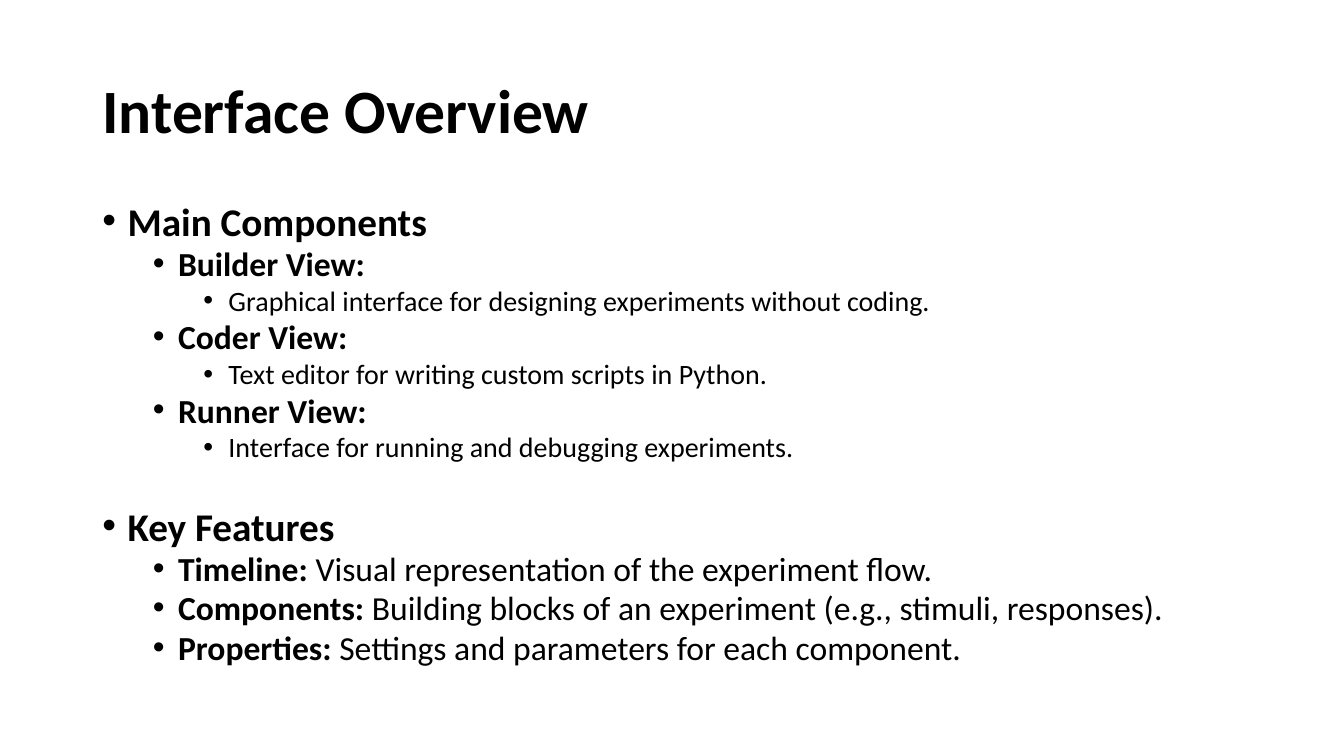
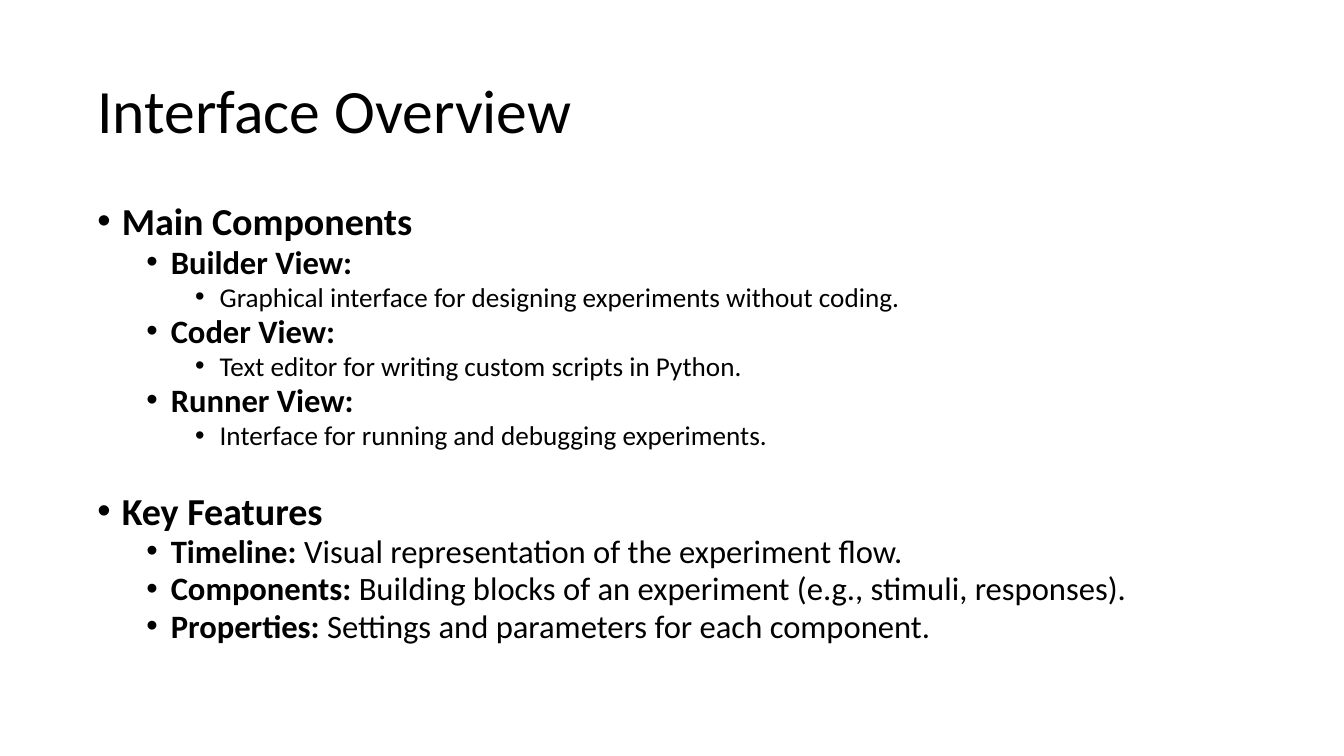
Before and after one commit to caggursoy/PsychoPy-Intro-Course, a slide deck: slide 5 of intro-psychopy/part2.pptx. Drawn at 1344x756 pixels with LibreOffice and Linux fonts; fonts in the diff are those of the drawing. Boxes give left, top, right and bottom in pixels: in the first picture for what was removed or moved away, otherwise in the second. Text is boxed around its words. In the diff, an @@ line names an element or a change of style, - is before the commit and + after.

```diff
--- a/intro-psychopy/part2.pptx
+++ b/intro-psychopy/part2.pptx
@@ title "Interface Overview" at (97, 90, 571, 134): bold off @@
@@ text "Main Components" at (122, 208, 1126, 644): size 28 to 27.2 pt in "Main Components", "Key Features"; size 24 to 23.3 pt in "Builder View:", "Coder View:", "Runner View:", "Timeline: Visual representation of the experiment flow." and 2 more places; size 20 to 19.4 pt in "Graphical interface for designing experiments without coding ...", "Text editor for writing custom scripts in ...", "Interface for running and debugging experiments."; indent changed; line spacing 0.8 to 0.81; less space between paragraphs @@
```
Also in this commit, not shown: 6 other slides changed, 13 slides added, 1 other file.
